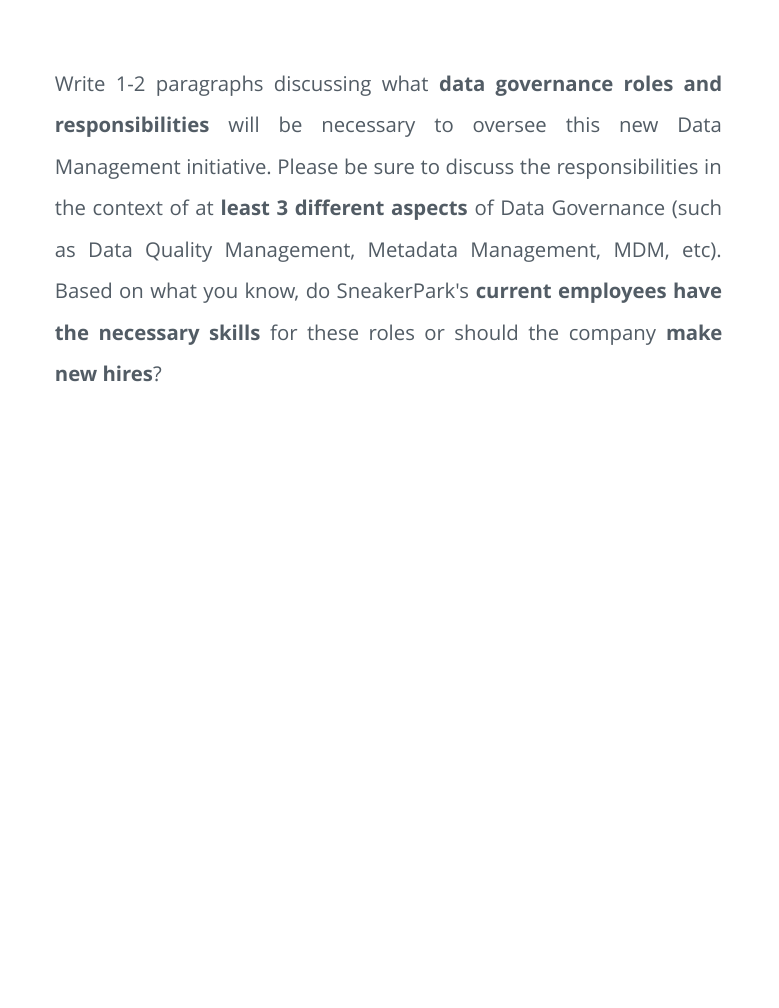
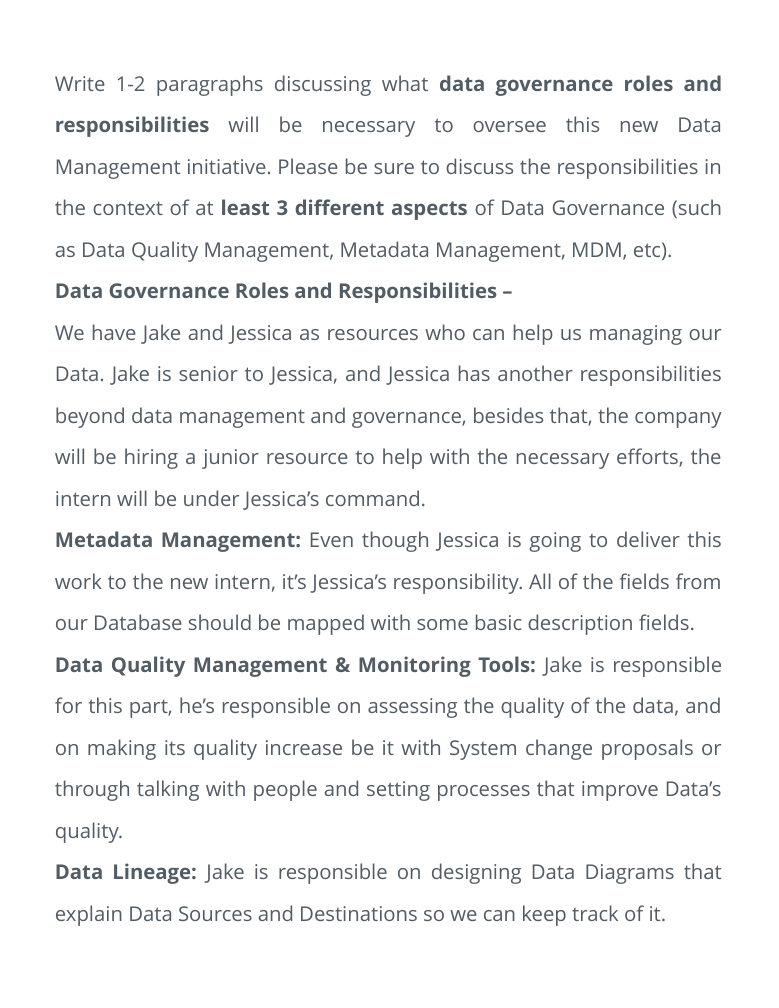
Before and after one commit to mattssll/udacity_data_architect, a slide deck: slide 16 of 4. Data Governance/Project/Starter Template_.pptx (slide 21 before the commit). Drawn at 779x1008 pixels with LibreOffice and Linux fonts; fonts in the diff are those of the drawing. Boxes give left, top, right and bottom in pixels: in the first picture for what was removed or moved away, otherwise in the second. Text is boxed around its words. In the diff, an @@ line names an element or a change of style, - is before the commit and + after.

```diff
--- a/4. Data Governance/Project/Starter Template_.pptx
+++ b/4. Data Governance/Project/Starter Template_.pptx
@@ text at (x1=55, y1=75, x2=722, y2=926): text changed @@
-Write 1-2 paragraphs discussing what data governance roles and responsibilities will be necessary to oversee this new Data Management initiative. Please be sure to discuss the responsibilities in the context of at least 3 different aspects of Data Governance (such as Data Quality Management, Metadata Management, MDM, etc). Based on what you know, do SneakerPark's current employees have the necessary skills for these roles or should the company make new hires?
+Write 1-2 paragraphs discussing what data governance roles and responsibilities will be necessary to oversee this new Data Management initiative. Please be sure to discuss the responsibilities in the context of at least 3 different aspects of Data Governance (such as Data Quality Management, Metadata Management, MDM, etc).
+Data Governance Roles and Responsibilities –
+We have Jake and Jessica as resources who can help us managing our Data. Jake is senior to Jessica, and Jessica has another responsibilities beyond data management and governance, besides that, the company will be hiring a junior resource to help with the necessary efforts, the intern will be under Jessica’s command.
+Metadata Management: Even though Jessica is going to deliver this work to the new intern, it’s Jessica’s responsibility. All of the fields from our Database should be mapped with some basic description fields.
+Data Quality Management & Monitoring Tools: Jake is responsible for this part, he’s responsible on assessing the quality of the data, and on making its quality increase be it with System change proposals or through talking with people and setting processes that improve Data’s quality.
+Data Lineage: Jake is responsible on designing Data Diagrams that explain Data Sources and Destinations so we can keep track of it.
```
Also in this commit, not shown: 5 other slides changed, 7 slides removed, 22 other files.
